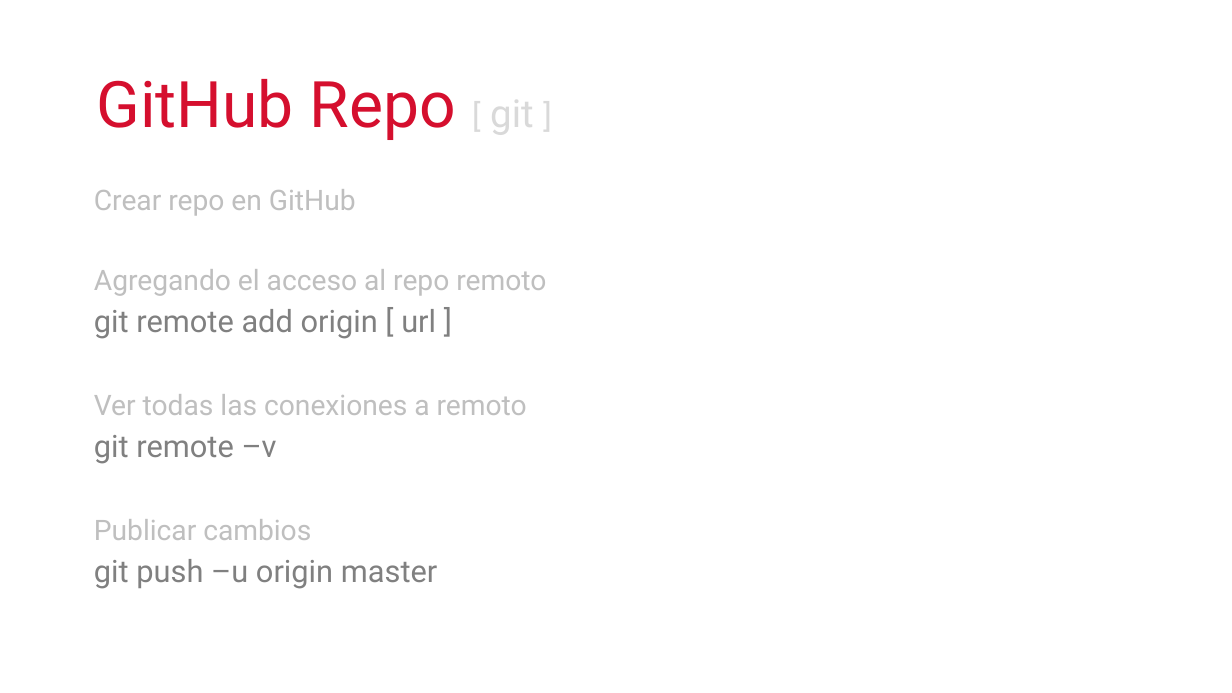
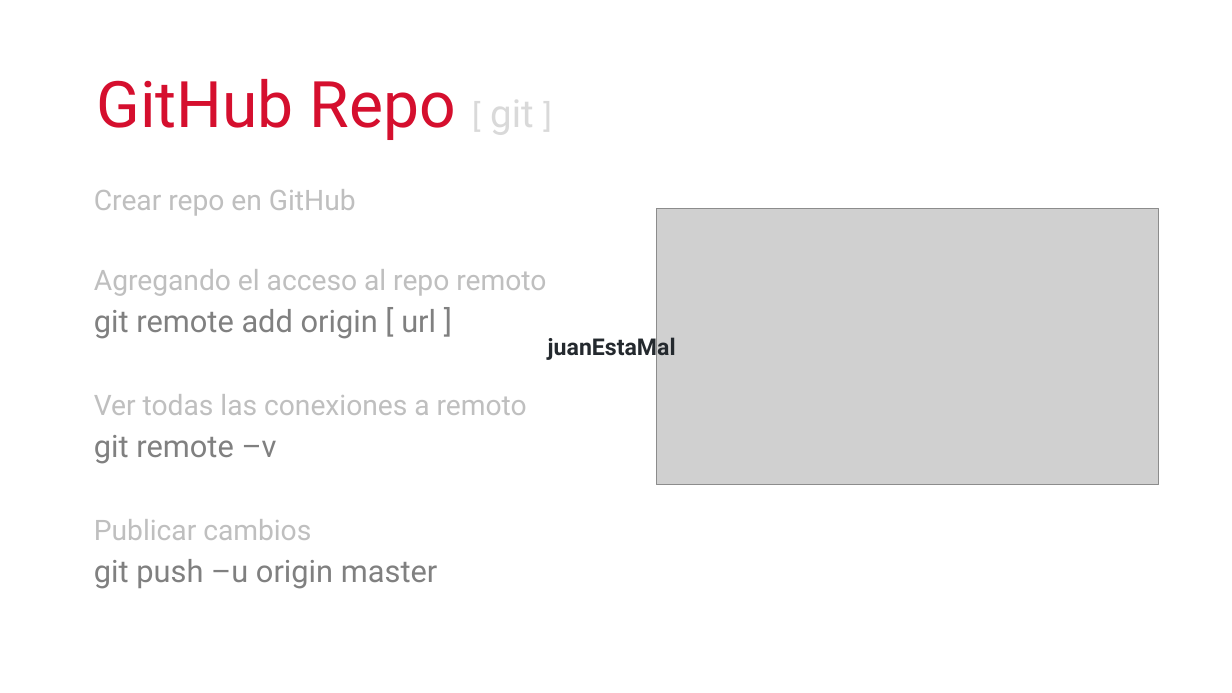
Before and after one commit to cimadev/PlaticasTalleres, a slide deck: slide 16 of 2017/dec_7_Git_GitHub_WorkShop/DGO.pptx (slide 14 before the commit). Drawn at 1232x693 pixels with LibreOffice and Linux fonts; fonts in the diff are those of the drawing; grey boxes stand for pictures. Boxes give left, top, right and bottom in pixels: in the first picture for what was removed or moved away, otherwise in the second. Text is boxed around its words. In the diff, an @@ line names an element or a change of style, - is before the commit and + after.

```diff
--- a/2017/dec_7_Git_GitHub_WorkShop/DGO.pptx
+++ b/2017/dec_7_Git_GitHub_WorkShop/DGO.pptx
@@ picture added at (656, 208, 1159, 485) @@
@@ text added at (548, 334, 676, 360), 18 pt, text #24292E, bold @@
+juanEstaMal
```
Also in this commit, not shown: 5 other slides changed, 10 slides added, 10 slides removed.
